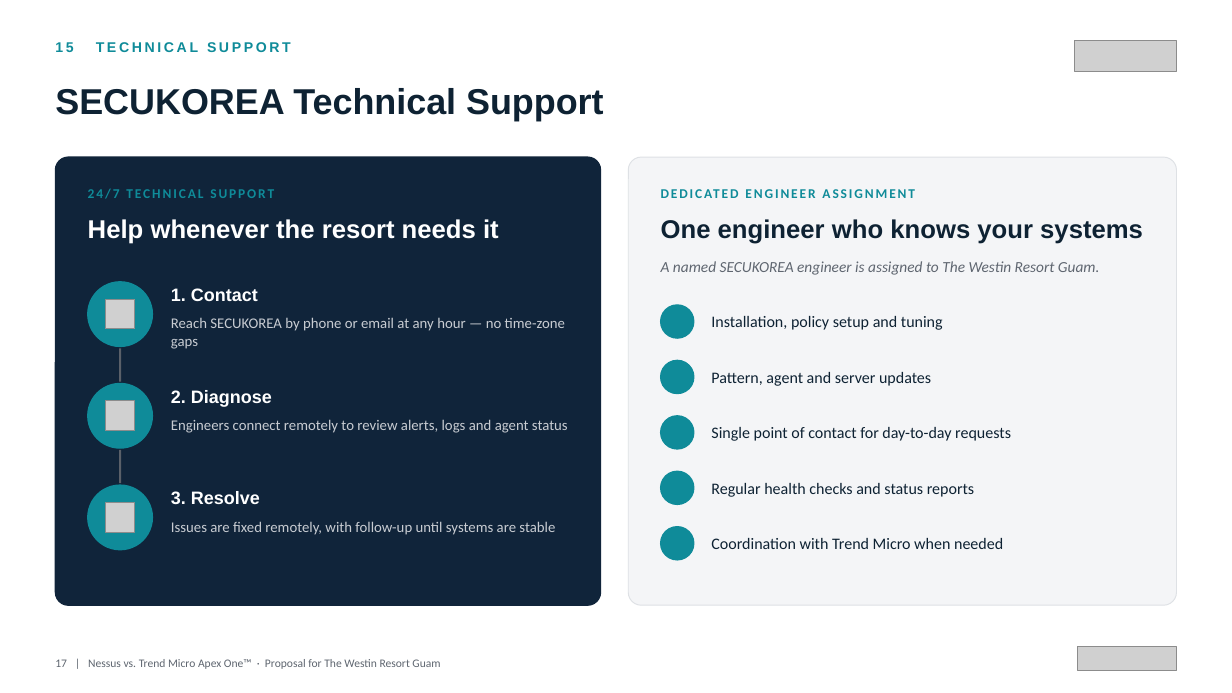
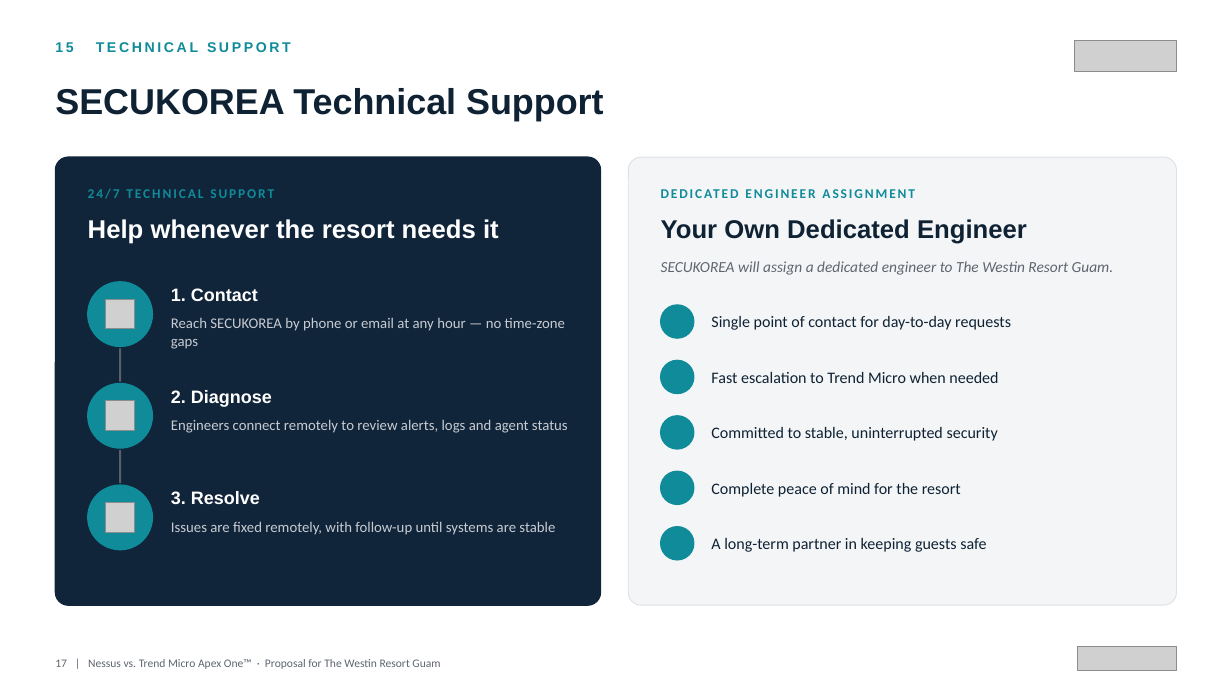
Before and after one commit to BigLee-Creator/Recommendations, a slide deck: slide 17 of ENG._Nessus_vs_Trend_Micro_Apex_One_Proposal_for_Westin_Resort_Guam_SECUKOREA.pptx. Drawn at 1232x693 pixels with LibreOffice and Linux fonts; fonts in the diff are those of the drawing; grey boxes stand for pictures; background and template pictures are left out. Boxes give left, top, right and bottom in pixels: in the first picture for what was removed or moved away, otherwise in the second. Text is boxed around its words. In the diff, an @@ line names an element or a change of style, - is before the commit and + after.

```diff
--- a/ENG._Nessus_vs_Trend_Micro_Apex_One_Proposal_for_Westin_Resort_Guam_SECUKOREA.pptx
+++ b/ENG._Nessus_vs_Trend_Micro_Apex_One_Proposal_for_Westin_Resort_Guam_SECUKOREA.pptx
@@ text at <box>661,219,1027,244</box>: text changed @@
-One engineer who knows your systems
+Your Own Dedicated Engineer
@@ text at <box>661,261,1114,275</box>: text changed @@
-A named SECUKOREA engineer is assigned to The Westin Resort Guam.
+SECUKOREA will assign a dedicated engineer to The Westin Resort Guam.
@@ text at <box>711,316,1011,330</box>: text changed @@
-Installation, policy setup and tuning
+Single point of contact for day-to-day requests
@@ text at <box>711,372,998,383</box>: text changed @@
-Pattern, agent and server updates
+Fast escalation to Trend Micro when needed
@@ text at <box>711,427,998,441</box>: text changed @@
-Single point of contact for day-to-day requests
+Committed to stable, uninterrupted security
@@ text at <box>711,483,961,497</box>: text changed @@
-Regular health checks and status reports
+Complete peace of mind for the resort
@@ text at <box>711,538,986,552</box>: text changed @@
-Coordination with Trend Micro when needed
+A long-term partner in keeping guests safe
```
Also in this commit, not shown: 10 other slides changed.
